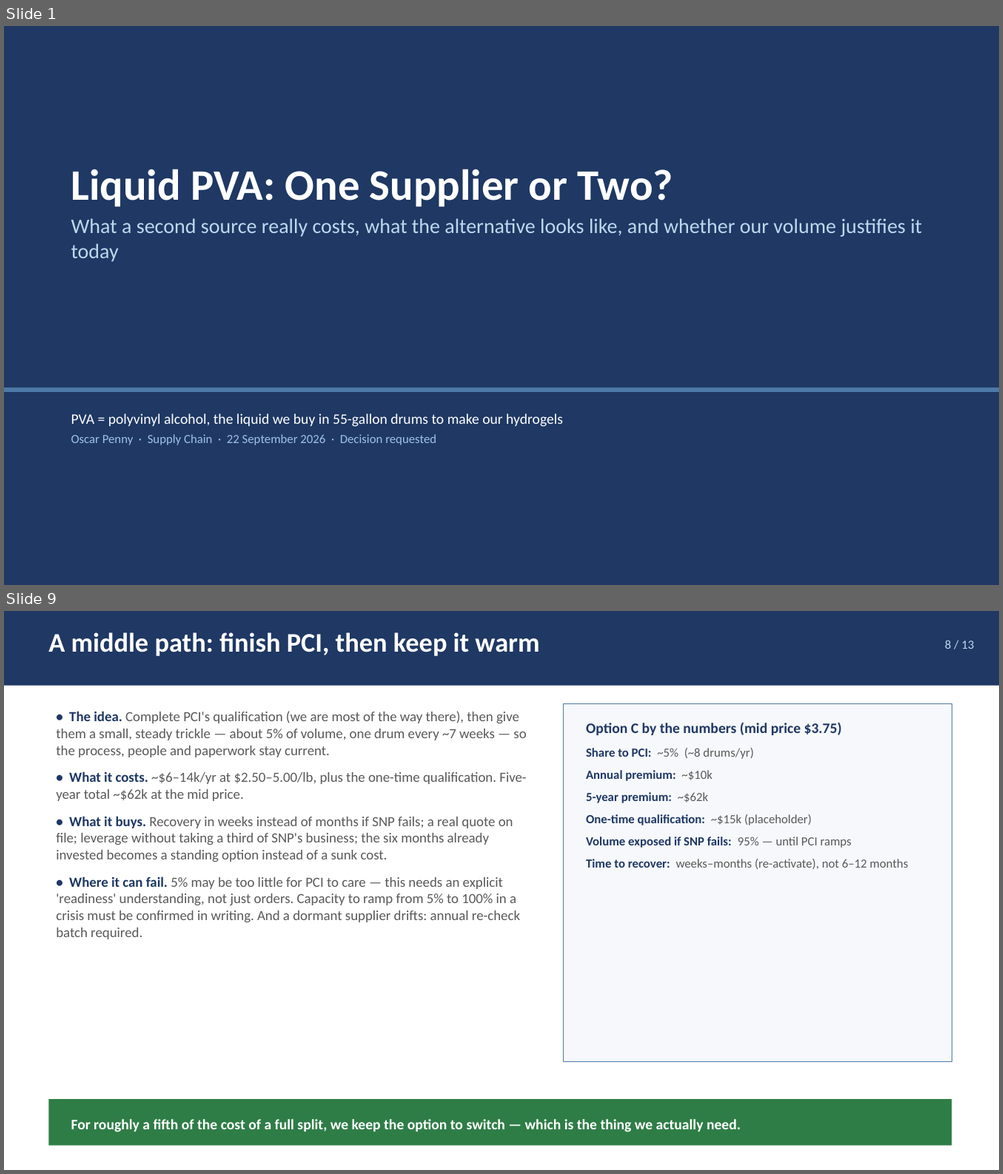
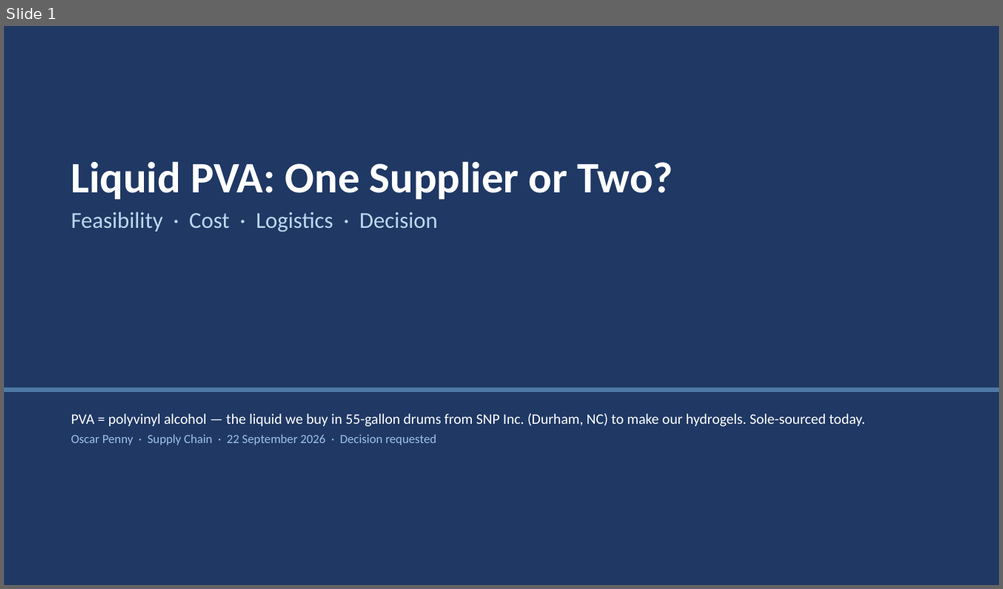
Before and after one commit to naviero1/Claude-Works, a slide deck: PVA second supplier initiative/PVA_Second_Supplier_Leadership_Deck.pptx. Shown one above the other, each under a label of ours: slides 1 and 9 before the commit, slide 1 after it; the slides between them are not shown. The pictures are 1003x1174 and 1003x589 pixels, drawn with LibreOffice and Linux fonts; fonts in the diff are those of the drawing. Boxes give left, top, right and bottom in pixels: in the first picture for what was removed or moved away, otherwise in the second. Text is boxed around its words. In the diff, an @@ line names an element or a change of style, - is before the commit and + after.

```diff
--- a/PVA second supplier initiative/PVA_Second_Supplier_Leadership_Deck.pptx
+++ b/PVA second supplier initiative/PVA_Second_Supplier_Leadership_Deck.pptx
@@ slide 9 removed at (x1=4, y1=611, x2=999, y2=1170), background #FFFFFF @@
@@ rectangle removed at (x1=4, y1=611, x2=999, y2=686) @@
@@ text removed at (x1=48, y1=632, x2=539, y2=656) @@
-A middle path: finish PCI, then keep it warm
@@ text removed at (x1=945, y1=640, x2=973, y2=649) @@
-8 / 13
@@ text removed at (x1=56, y1=711, x2=526, y2=940) @@
-• The idea. Complete PCI's qualification (we are most of the way there), then give them a small, steady trickle — about 5% of volume, one drum every ~7 weeks — so the process, people and paperwork stay current.
-• What it costs. ~$6–14k/yr at $2.50–5.00/lb, plus the one-time qualification. Five-year total ~$62k at the mid price.
-• What it buys. Recovery in weeks instead of months if SNP fails; a real quote on file; leverage without taking a third of SNP's business; the six months already invested becomes a standing option instead of a sunk cost.
-• Where it can fail. 5% may be too little for PCI to care — this needs an explicit 'readiness' understanding, not just orders. Capacity to ramp from 5% to 100% in a crisis must be confirmed in writing. And a dormant supplier drifts: annual re-check batch required.
@@ rectangle removed at (x1=563, y1=704, x2=951, y2=1062) @@
@@ text removed at (x1=586, y1=722, x2=908, y2=869) @@
-Option C by the numbers (mid price $3.75)
-Share to PCI: ~5% (~8 drums/yr)
-Annual premium: ~$10k
-5-year premium: ~$62k
-One-time qualification: ~$15k (placeholder)
-Volume exposed if SNP fails: 95% — until PCI ramps
-Time to recover: weeks–months (re-activate), not 6–12 months
@@ rectangle removed at (x1=48, y1=1099, x2=951, y2=1146) @@
@@ text removed at (x1=71, y1=1119, x2=740, y2=1133) @@
-For roughly a fifth of the cost of a full split, we keep the option to switch — which is the thing we actually need.
@@ slide 1 changed as well @@
@@ text "Liquid PVA: One Supplier or ..." moved from (x1=71, y1=169, x2=922, y2=262) to (x1=71, y1=161, x2=674, y2=232) @@
@@ text at (x1=71, y1=212, x2=438, y2=232): text changed; size 20 to 22 pt @@
-What a second source really costs, what the alternative looks like, and whether our volume justifies it today
+Feasibility · Cost · Logistics · Decision
@@ text at (x1=71, y1=414, x2=865, y2=427): text changed @@
-PVA = polyvinyl alcohol, the liquid we buy in 55-gallon drums to make our hydrogels
+PVA = polyvinyl alcohol — the liquid we buy in 55-gallon drums from SNP Inc. (Durham, NC) to make our hydrogels. Sole-sourced today.
```
Also in this commit, not shown: 1 other slide changed, 7 slides added, 12 other slides removed, 6 other files.
